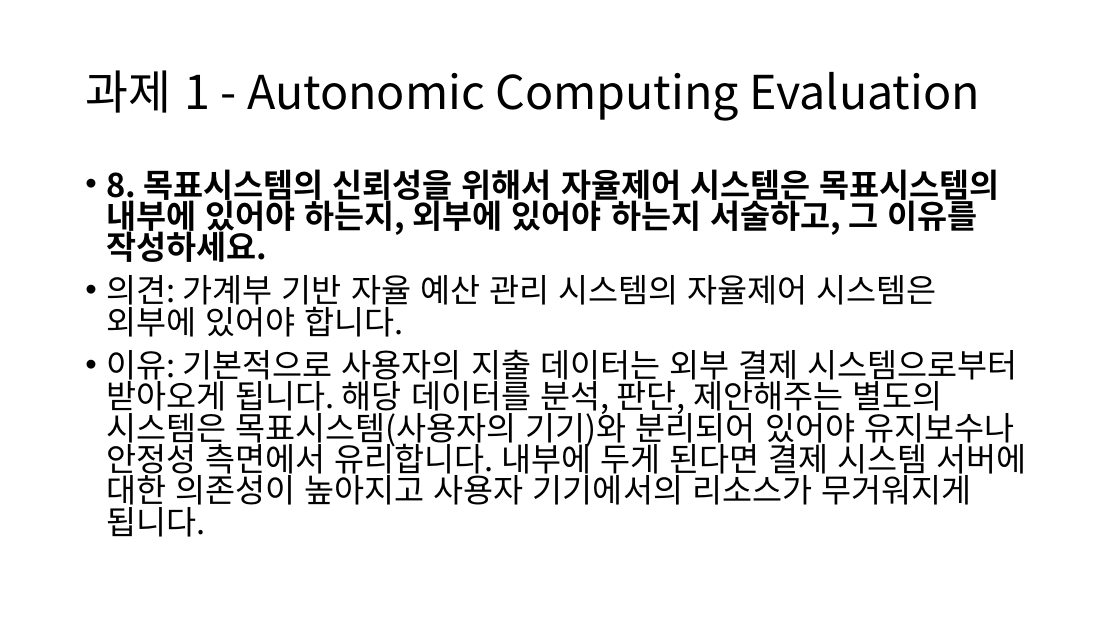
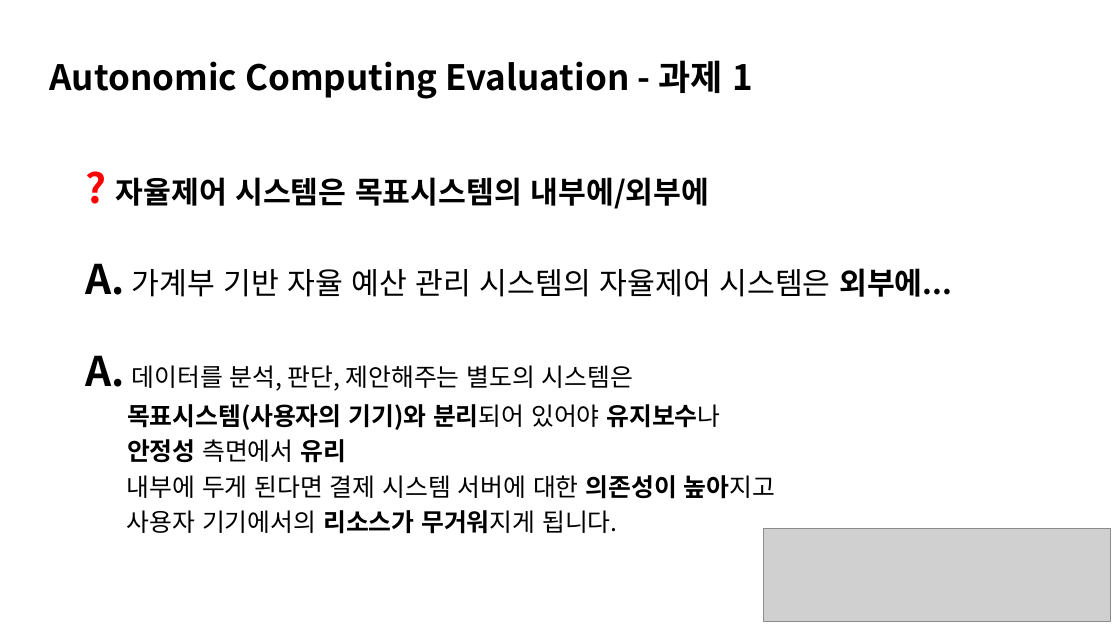
Before and after one commit to TUK-pedestrianSafety/document, a slide deck: slide 10 of ppt/소프트웨어 응용설계 발표자료.pptx. Drawn at 1120x630 pixels with LibreOffice and Linux fonts; fonts in the diff are those of the drawing; grey boxes stand for pictures. Boxes give left, top, right and bottom in pixels: in the first picture for what was removed or moved away, otherwise in the second. Text is boxed around its words. In the diff, an @@ line names an element or a change of style, - is before the commit and + after.

```diff
--- a/ppt/소프트웨어 응용설계 발표자료.pptx
+++ b/ppt/소프트웨어 응용설계 발표자료.pptx
@@ text added at (x1=50, y1=60, x2=754, y2=99), 30 pt, text #000000, bold @@
+Autonomic Computing Evaluation - 과제 1
@@ title removed at (x1=85, y1=70, x2=980, y2=121) @@
-과제 1 - Autonomic Computing Evaluation
@@ text at (x1=85, y1=177, x2=952, y2=534): text changed; size 28 to 21.3 pt @@
-• 8. 목표시스템의 신뢰성을 위해서 자율제어 시스템은 목표시스템의 내부에 있어야 하는지, 외부에 있어야 하는지 서술하고, 그 이유를 작성하세요.
-• 의견: 가계부 기반 자율 예산 관리 시스템의 자율제어 시스템은 외부에 있어야 합니다.
-• 이유: 기본적으로 사용자의 지출 데이터는 외부 결제 시스템으로부터 받아오게 됩니다. 해당 데이터를 분석, 판단, 제안해주는 별도의 시스템은 목표시스템(사용자의 기기)와 분리되어 있어야 유지보수나 안정성 측면에서 유리합니다. 내부에 두게 된다면 결제 시스템 서버에 대한 의존성이 높아지고 사용자 기기에서의 리소스가 무거워지게 됩니다.
+? 자율제어 시스템은 목표시스템의 내부에/외부에
+A. 가계부 기반 자율 예산 관리 시스템의 자율제어 시스템은 외부에...
+A. 데이터를 분석, 판단, 제안해주는 별도의 시스템은
+목표시스템(사용자의 기기)와 분리되어 있어야 유지보수나
+안정성 측면에서 유리
+내부에 두게 된다면 결제 시스템 서버에 대한 의존성이 높아지고
+사용자 기기에서의 리소스가 무거워지게 됩니다.
@@ picture added at (x1=764, y1=528, x2=1111, y2=621) @@
```
Also in this commit, not shown: 18 other slides changed, 10 slides added, 8 slides removed.
